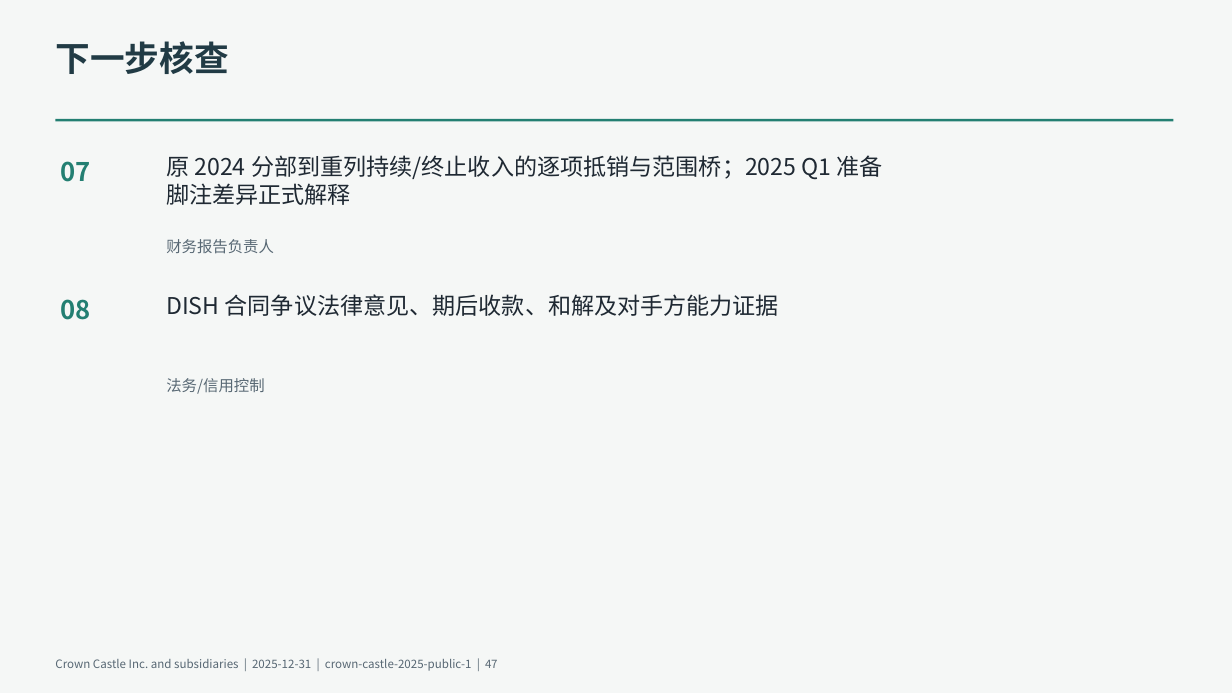
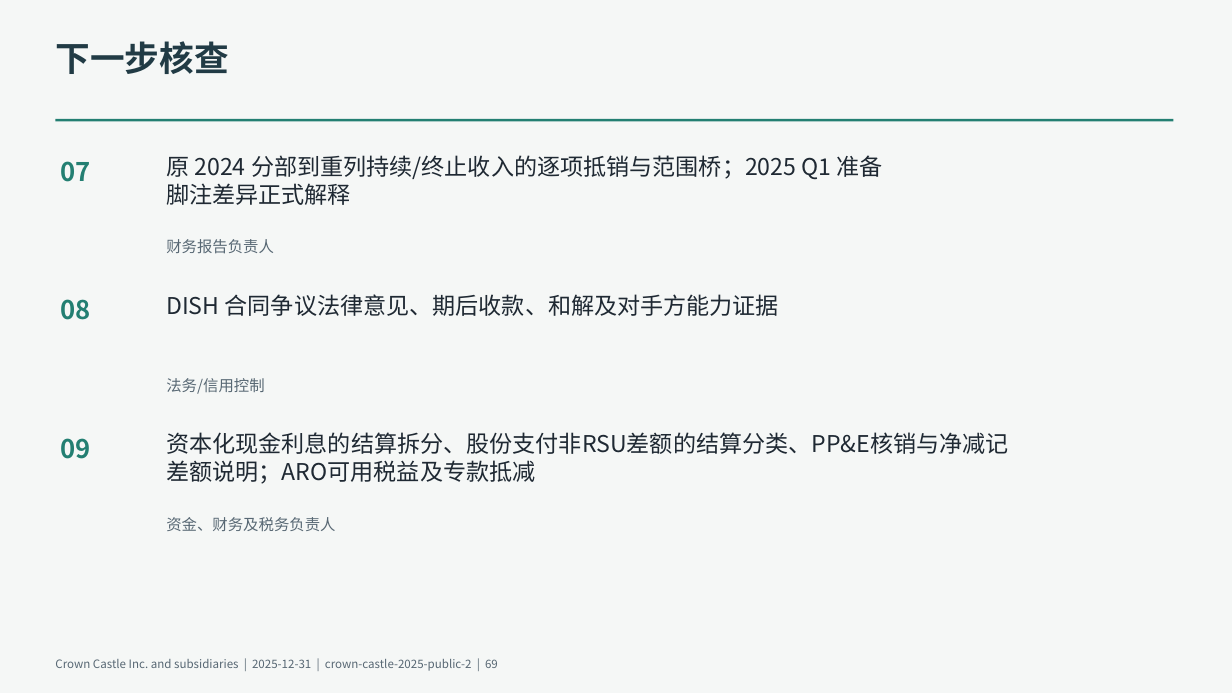
Before and after one commit to qingkongwanli0l/annual-report-analysis, a slide deck: slide 69 of examples/crown-castle-2025/deliverables/presentation.pptx (slide 47 before the commit). Drawn at 1232x693 pixels with LibreOffice and Linux fonts; fonts in the diff are those of the drawing. Boxes give left, top, right and bottom in pixels: in the first picture for what was removed or moved away, otherwise in the second. Text is boxed around its words. In the diff, an @@ line names an element or a change of style, - is before the commit and + after.

Commit message:
Connect Crown Castle credit adjustments to the shared workpaper and deliverables

```diff
--- a/examples/crown-castle-2025/deliverables/presentation.pptx
+++ b/examples/crown-castle-2025/deliverables/presentation.pptx
@@ text added at (60, 438, 90, 459), 20 pt, text #237F72, bold @@
+09
@@ text added at (166, 432, 1009, 484), 18 pt, text #1F2933 @@
+资本化现金利息的结算拆分、股份支付非RSU差额的结算分类、PP&E核销与净减记
+差额说明；ARO可用税益及专款抵减
@@ text added at (166, 517, 335, 531), 12 pt, text #586874 @@
+资金、财务及税务负责人
@@ text at (55, 659, 498, 671): text changed @@
-Crown Castle Inc. and subsidiaries | 2025-12-31 | crown-castle-2025-public-1 | 47
+Crown Castle Inc. and subsidiaries | 2025-12-31 | crown-castle-2025-public-2 | 69
```
Also in this commit, not shown: 54 other slides changed, 25 slides added, 6 other files.
